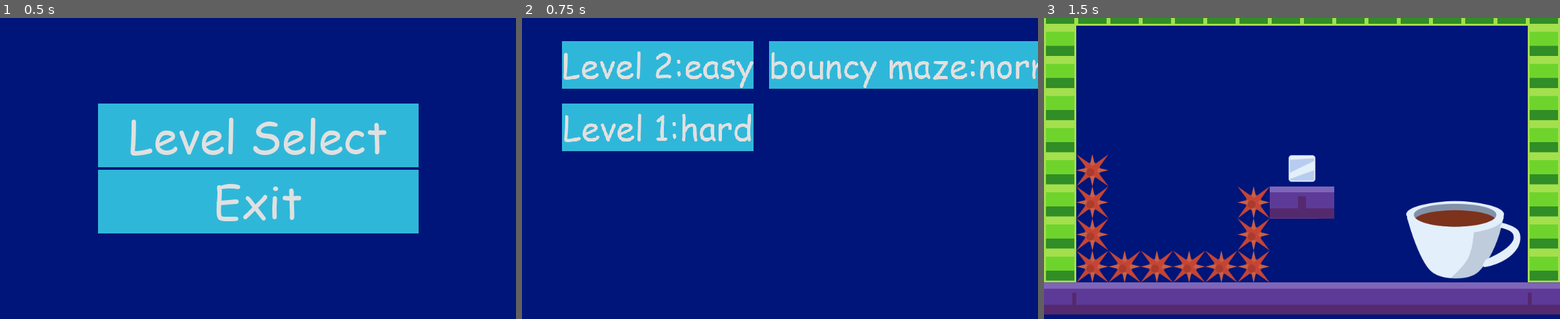
Above: before the commit, frames 1-3 (left to right).
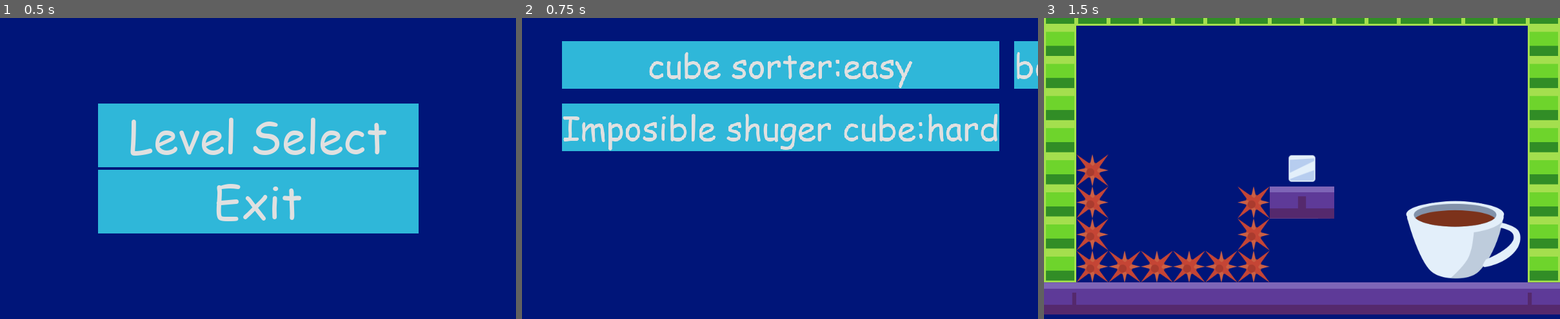
Above: after the commit, the same moments.

Repository: keith-ferney/sugar_cube
Game: Godot game, scene res://app/gui/main_menu.tscn
The game is run twice, just before and just after one commit, with the same random seed, the same clock (stepped at 60 frames per second) and the same inputs.
Inputs:
- Up to frame 1 (0.5 s): no input
- Up to frame 2 (0.75 s): click "Level Select" at 0.5 s
- Up to frame 3 (1.5 s): click "Level 2:easy" (after the commit: "cube sorter:easy") at 1.25 s

Frame 1 is identical in both runs. In frame 2, 12% of the frame differs, in the area x 7-100%, y 7-45%; in frame 3, nothing differs.

Commit message:
named levels

Diff:
--- a/app/levels/bouncy maze.tscn
+++ b/app/levels/bouncy maze.tscn
@@ -3,7 +3,7 @@
 [ext_resource path="res://app/level_objects/levelBase.tscn" type="PackedScene" id=1]
 
 [node name="Level 3" instance=ExtResource( 1 )]
-difficulty = "normal"
+difficulty = "hard"
 order = 4
 
 [node name="death" parent="." index="0"]
Renamed: app/levels/Level 1.tscn -> app/levels/Imposible shuger cube.tscn
Renamed: app/levels/Level 2.tscn -> app/levels/cube sorter.tscn
